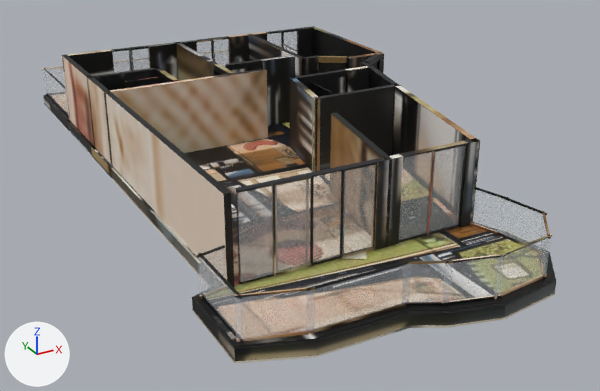
Before and after pictures for a commit that changed the glTF model akasya-3d/ortak-5/model.glb.
Camera for both pictures: a 50 mm camera at (-10.8, -21.4, 9.2) aimed at (0.3, -1.2, -0.9). Arrows for +X, +Y and +Z are at lower left; the lights stay in place. The picture after the commit comes second. Where no turn or scale is listed for an object, it has been applied to the vertices. Vertices at exactly the same position are counted once.
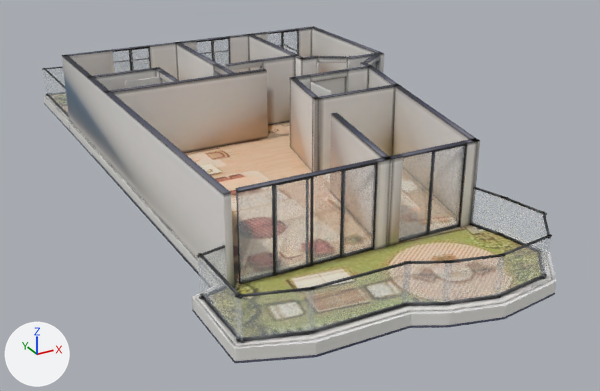
Pixel boxes (x1, y1, x2, y2) of what changed, in the pictures (600 x 391 px):
'Mesh_0', surface changed (lighter): (42, 26, 556, 363) in both
part 1 of me_mesh_0, reshaped (mostly hidden before): before (42, 66, 319, 262); after (42, 28, 375, 297)
part 2 of me_mesh_0, surface changed (lighter): (44, 26, 556, 363) in both

The change, as a diff of the scene's bpy script:
```diff
--- a/akasya-3d/ortak-5/model.glb.py
+++ b/akasya-3d/ortak-5/model.glb.py
@@ mat_baked @@
 n3 = _N.new('ShaderNodeMapping'); n3.name = 'Mapping'
-n3.inputs[1].default_value = (0.00131, -14.89, 0.0)  # 'Location'
-n3.inputs[3].default_value = (15.96, 15.89, 1.0)  # 'Scale'
+n3.inputs[1].default_value = (0.00118, -14.97, 0.0)  # 'Location'
+n3.inputs[3].default_value = (15.46, 15.97, 1.0)  # 'Scale'
 n4 = _N.new('ShaderNodeUVMap'); n4.name = 'UV Map'
@@ me_mesh_0 @@
 # used by ob_mesh_0; location = (-5.34, 10.0, -0.36)
-me_mesh_0.from_pydata(...)  # 2458 vertices, 4292 faces; spans x 0.0..10.6, y -20.2..0.0, z 0.0..2.6
+me_mesh_0.from_pydata(...)  # 3095 vertices, 5678 faces; spans x 0.0..10.6, y -20.2..0.0, z 0.0..2.6
+# me_mesh_0 part 1: 12 vertices moved within x 0.9..6.1, y -16.8..-3.6, z 0.0..0.4; 4 vertices removed from x 10.6, y -1.2, z 0.4..1.4; 641 vertices added at x 0.7..10.5, y -16.8..-1.2, z 0.0..2.6
+# me_mesh_0 part 2: 3259 kept faces spanning x 0.0..10.6, y -20.2..0.0, z 0.0..2.6 get new texture (UV) coordinates
 me_mesh_0.materials.append(mat_baked)
```
